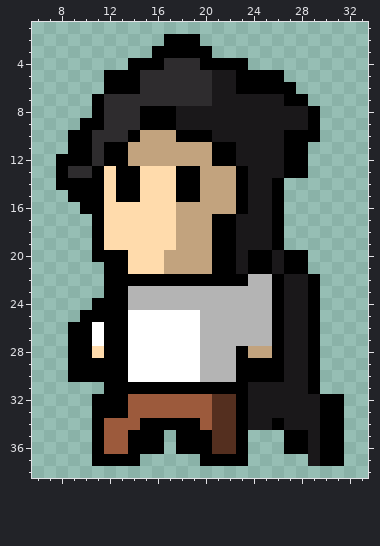
One commit to this pixel-art sprite: Personagem/personagem-esquerda1.png. Above, as it was before the edit.
The file is 150x150 pixels. Shown: x 6..33, y 1..38. The old version is drawn lined up with the new one, on the new canvas.
Now the later version:
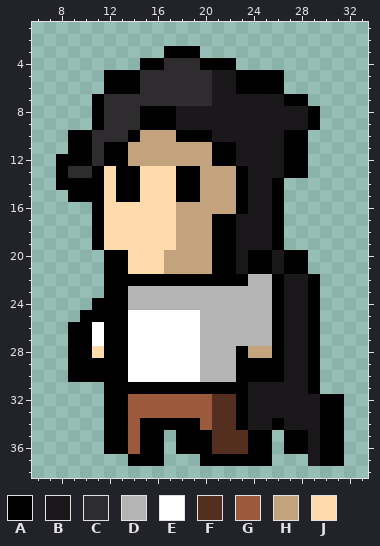
Palette (. is transparent): A #000000  B #1a181a  C #2e2c2e  D #b4b4b4  E #ffffff  F #542f1f  G #9c5a3c  H #c2a37e  J #ffdbac
The edit:
canvas 150x150 -> 40x40, the old top-left corner now at -57,-52 (the part of the old canvas that was cut away was empty and is not shown)
Colour A now appears in rows 35 to 36 at x 24 to 25; in row 37 at x 15 to 16 and 24 to 25.
The author changed colour G to colour A in rows 34 to 36 at x 12 to 13.
The author changed colour A to colour F in rows 35 to 36 at x 23.
The author changed colour A to colour G in rows 35 to 36 at x 14.
Colour A is gone in row 2 at x 17 to 19; in row 3 at x 16 and 20; in row 4 at x 14 and 23; in row 6 at x 27; in row 9 at x 10; in row 10 at x 29.
Colour A is gone in row 16 at x 10; in row 20 at x 11; in rows 32 to 36 at x 11; in row 37 at x 11 to 13.
Boxes around the changes in both pictures, in picture pixels (x1, y1, x2, y2):
erased: (80, 34, 248, 130)
erased: (284, 82, 296, 94)
erased: (308, 130, 320, 142)
erased: (80, 202, 104, 262)
changed: (92, 394, 164, 466)
changed: (236, 430, 272, 466)
